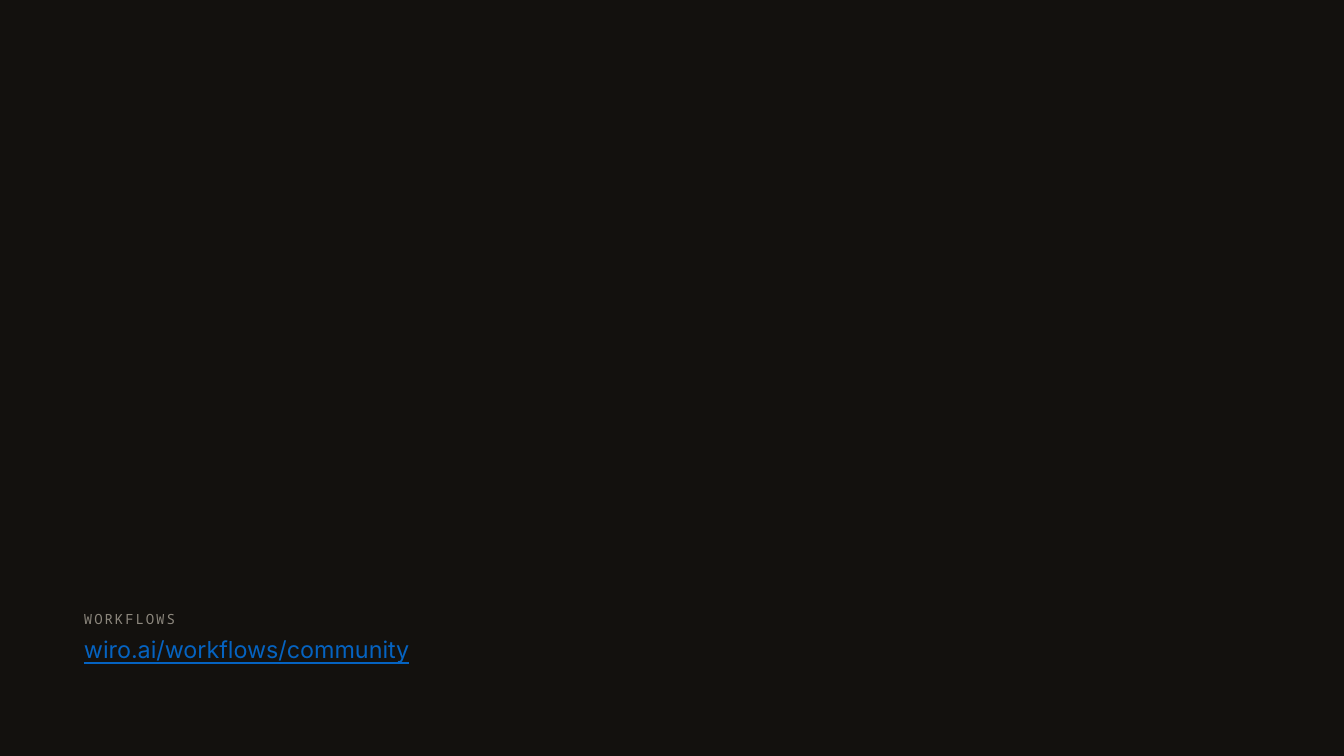
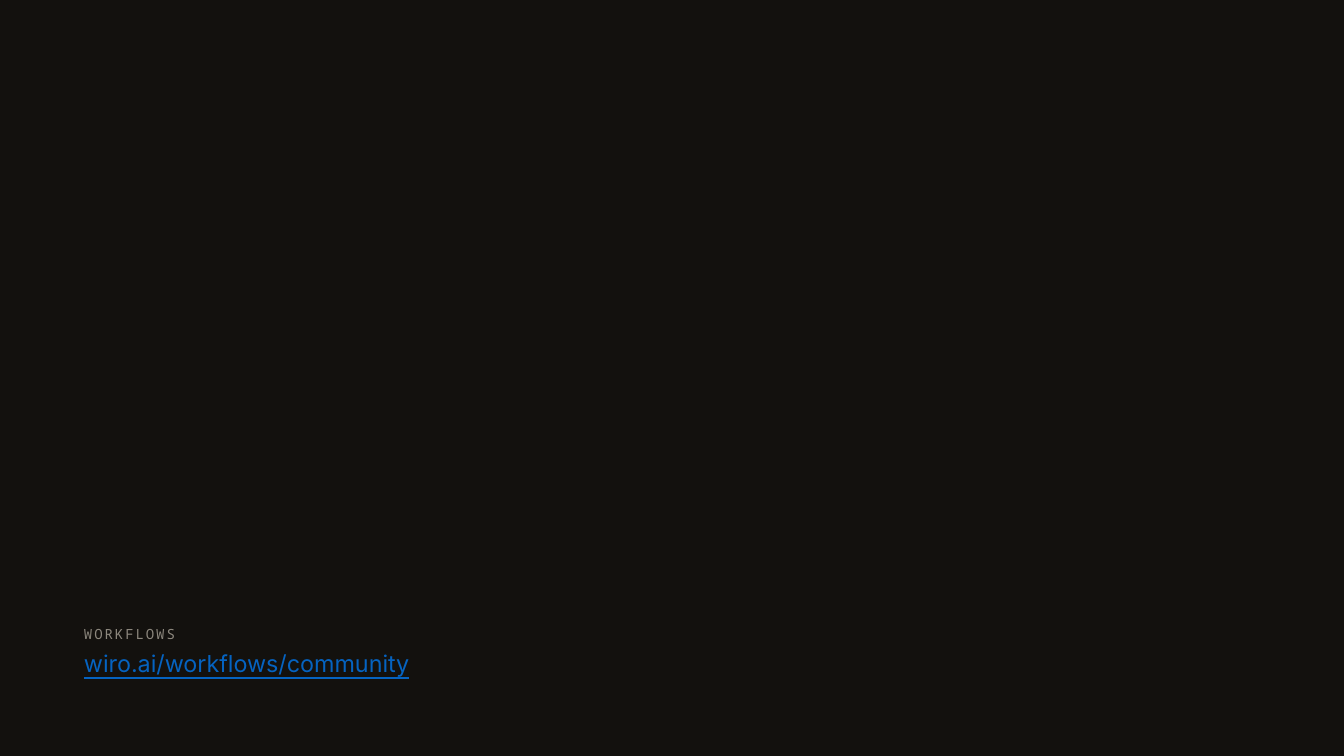
Before and after one commit to wiroai/wiroai.github.io, a slide deck: slide 1 of tmp/wiro-workflows-slidescom.pptx. Drawn at 1344x756 pixels with LibreOffice and Linux fonts; fonts in the diff are those of the drawing; background and template pictures are left out. Boxes give left, top, right and bottom in pixels: in the first picture for what was removed or moved away, otherwise in the second. Text is boxed around its words. In the diff, an @@ line names an element or a change of style, - is before the commit and + after.

Commit message:
tmp: re-aligned wiro-workflows deck for slides.com import

```diff
--- a/tmp/wiro-workflows-slidescom.pptx
+++ b/tmp/wiro-workflows-slidescom.pptx
@@ text "WORKFLOWS": place and size @@
-text "WORKFLOWS" at [84, 614, 175, 624]
+text "WORKFLOWS" at [84, 629, 175, 639]
@@ text "wiro.ai/workflows/community": place and size @@
-text "wiro.ai/workflows/community" at [84, 640, 409, 664]
+text "wiro.ai/workflows/community" at [84, 654, 409, 678]
```
Also in this commit, not shown: 1 other slide changed.
